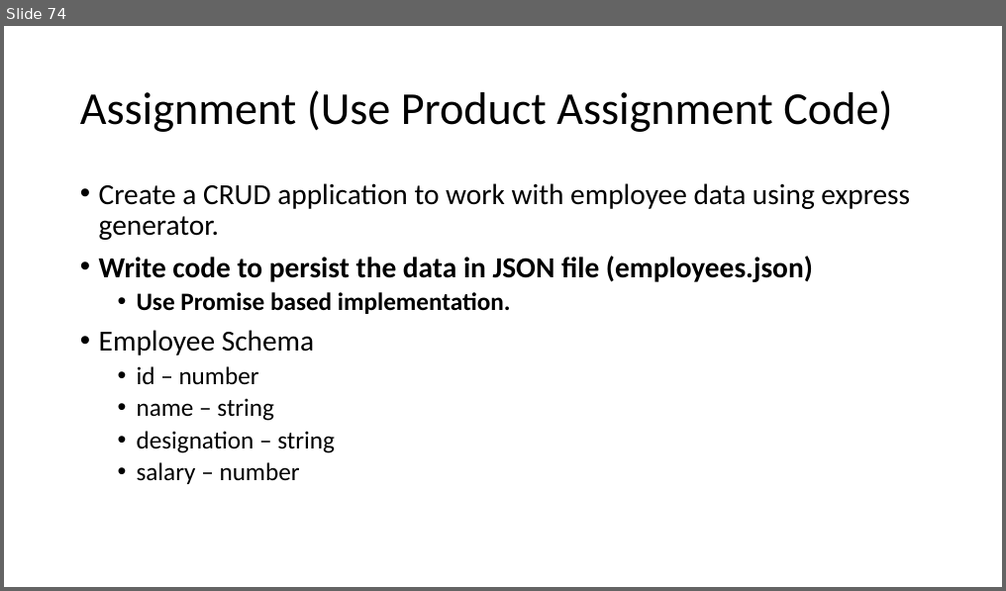
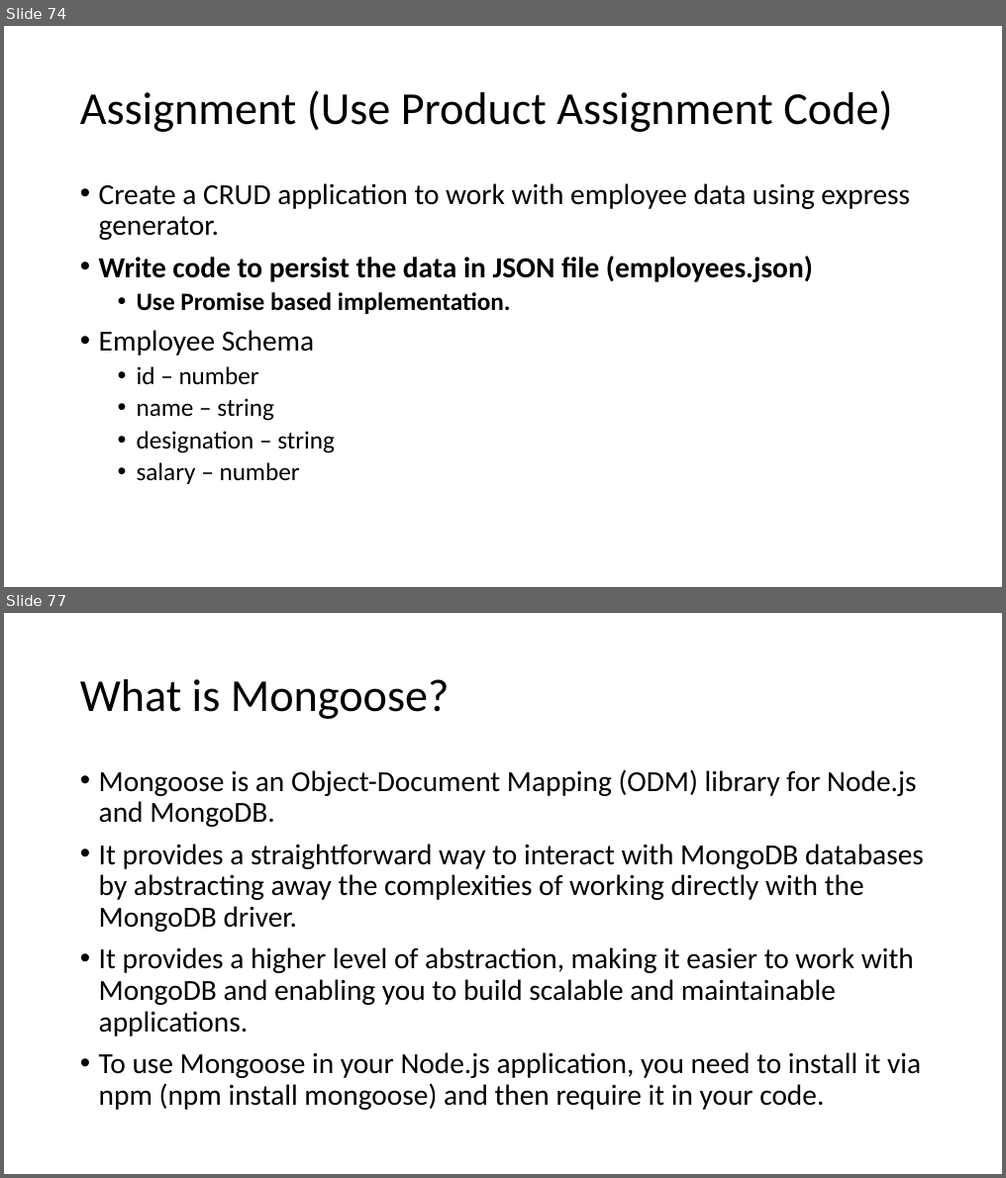
Before and after one commit to explore-with-manish/im-jan24, a slide deck: Node/Notes/Node.pptx. Shown one above the other, each under a label of ours: slide 74 before the commit, slides 74 and 77 after it; the slides between them are not shown. The pictures are 1006x591 and 1006x1178 pixels, drawn with LibreOffice and Linux fonts; fonts in the diff are those of the drawing. Boxes give left, top, right and bottom in pixels: in the first picture for what was removed or moved away, otherwise in the second. Text is boxed around its words. In the diff, an @@ line names an element or a change of style, - is before the commit and + after.

```diff
--- a/Node/Notes/Node.pptx
+++ b/Node/Notes/Node.pptx
@@ slide 77 added at (x1=4, y1=613, x2=1002, y2=1174), background #FFFFFF @@
@@ title added at (x1=80, y1=679, x2=450, y2=719), 44 pt, text #000000 @@
+What is Mongoose?
@@ text added at (x1=99, y1=769, x2=924, y2=1110), 28 pt, text #000000 @@
+• Mongoose is an Object-Document Mapping (ODM) library for Node.js and MongoDB.
+• It provides a straightforward way to interact with MongoDB databases by abstracting away the complexities of working directly with the MongoDB driver.
+• It provides a higher level of abstraction, making it easier to work with MongoDB and enabling you to build scalable and maintainable applications.
+• To use Mongoose in your Node.js application, you need to install it via npm (npm install mongoose) and then require it in your code.
```
Also in this commit, not shown: 14 other slides added, 20 other files.
